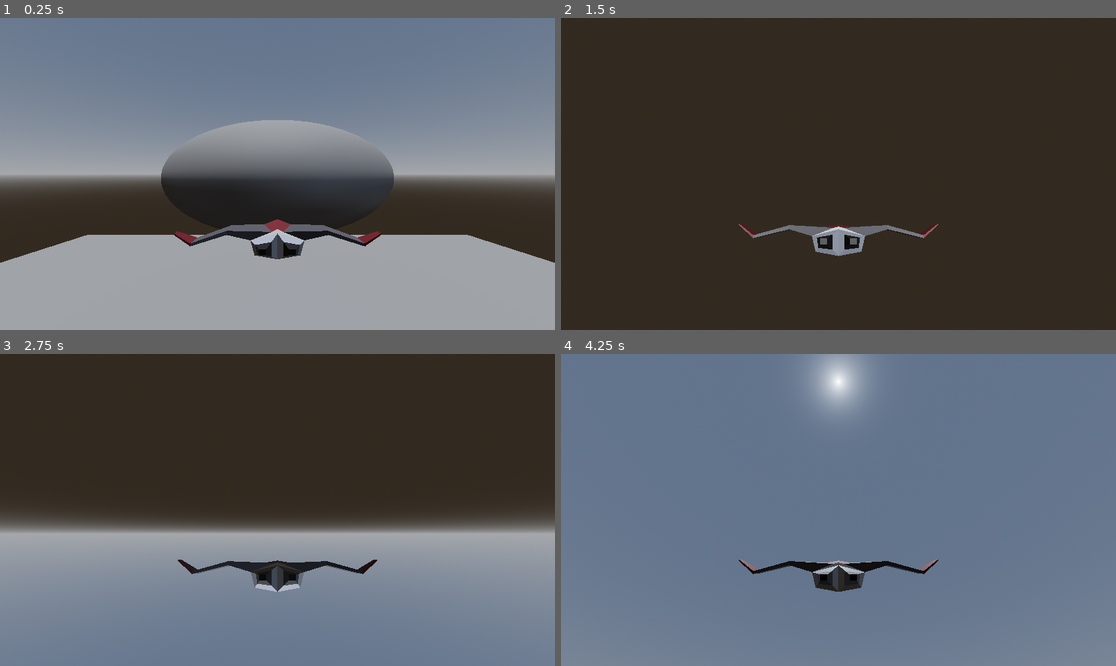
Above: before the commit, frames 1-4 (two rows, left to right).
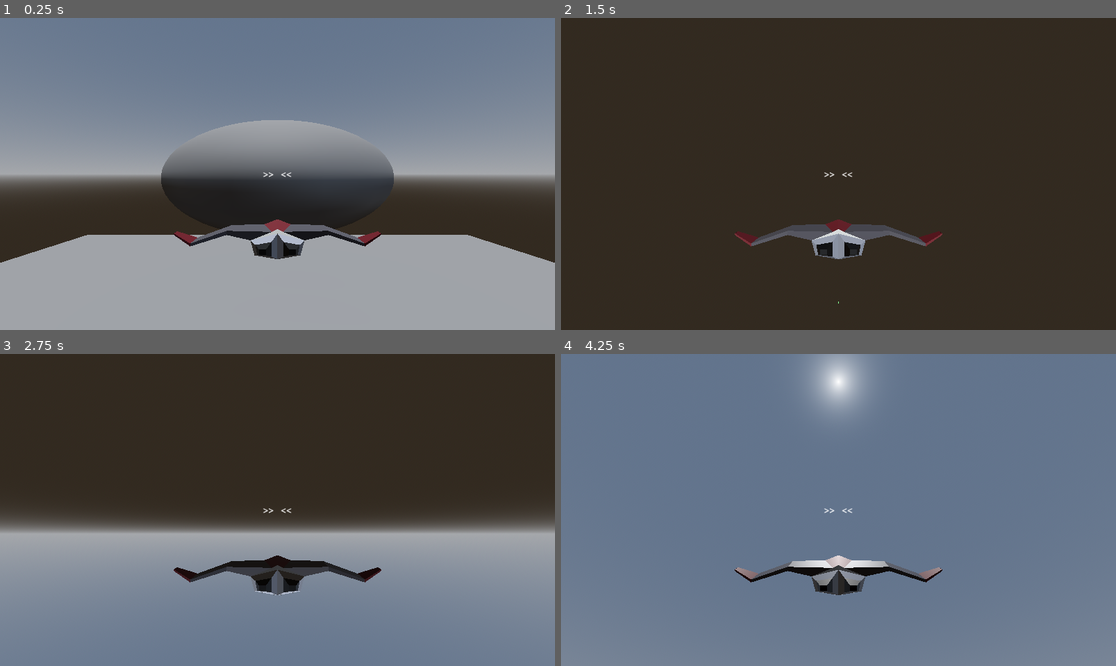
Above: after the commit, the same moments.

Repository: jonathaneeckhout/operationmothership
Game: Godot game, scene res://scenes/main/main.tscn
The game is run twice, just before and just after one commit, with the same random seed, the same clock (stepped at 60 frames per second) and the same inputs.
Inputs (mouse positions are in pixels of both pictures, inside the frame that each line leads up to):
- Up to frame 1 (0.25 s): no input
- Up to frame 2 (1.5 s): move the mouse to (866, 174) at 0.52 s; hold W (move_up) from 0.53 s (still down); click (866, 174) at 0.6 s; move the mouse to (810, 174) at 1.27 s; click (810, 174) at 1.35 s
- Up to frame 3 (2.75 s): keep holding W (move_up); move the mouse to (288, 503) at 2.02 s; click (288, 503) at 2.1 s
- Up to frame 4 (4.25 s): keep holding W (move_up); move the mouse to (832, 516) at 2.77 s; click (832, 516) at 2.85 s; move the mouse to (877, 513) at 3.52 s; click (877, 513) at 3.6 s

The runs differ from the first frame. In frame 1, less than 0.1% of the frame differs, in the area x 47-53%, y 49-52%; in frame 2, 1.6%; in frame 3, 1.6%; in frame 4, 1.8%, in the area x 31-69%, y 49-78%.

Commit message:
work with components

Diff:
--- /dev/null
+++ b/operationmothership/components/player/player_input/player_input.gd
@@ -0,0 +1,34 @@
+extends Node
+class_name PlayerInput
+
+@export var pitch := 0.0
+@export var yaw := 0.0
+@export var roll := 0.0
+
+@export var speed_up := false
+@export var slow_down := false
+
+@export var shoot := false
+
+@export var pitch_up_key := "move_up"
+@export var pitch_down_key := "move_down"
+@export var yaw_left_key := "move_left"
+@export var yaw_right_key := "move_right"
+@export var roll_left_key := "roll_left"
+@export var roll_right_key := "roll_right"
+
+@export var speed_up_key := "speed_up"
+@export var slow_down_key := "slow_down"
+
+@export var shoot_key := "shoot"
+
+
+func _physics_process(_delta: float) -> void:
+	pitch = Input.get_axis(pitch_up_key, pitch_down_key)
+	yaw = Input.get_axis(yaw_left_key, yaw_right_key)
+	roll = Input.get_axis(roll_left_key, roll_right_key)
+
+	speed_up = Input.is_action_pressed(speed_up_key)
+	slow_down = Input.is_action_pressed(slow_down_key)
+
+	shoot = Input.is_action_pressed(shoot_key)
--- /dev/null
+++ b/operationmothership/components/player/player_input/player_input.tscn
@@ -0,0 +1,6 @@
+[gd_scene load_steps=2 format=3 uid="uid://dtpxyqvi17yoi"]
+
+[ext_resource type="Script" uid="uid://c6afypjp06le4" path="res://components/player/player_input/player_input.gd" id="1_mpbbl"]
+
+[node name="PlayerInput" type="Node"]
+script = ExtResource("1_mpbbl")
--- /dev/null
+++ b/operationmothership/components/player/player_movement/player_movement.gd
@@ -0,0 +1,59 @@
+extends Node
+class_name PlayerMovement
+
+@export var max_speed := 100.0
+@export var min_speed := 0.0
+@export var acceleration := 25.0
+@export var deceleration := 20.0
+@export var current_speed := 50.0
+
+@export var yaw_speed := 1.5
+@export var pitch_speed := 1.5
+@export var roll_speed := 2.5
+
+@export var speed_lerp_speed := 100
+@export var rotation_lerp_speed := 5.0
+
+@onready var actor: CharacterBody3D = get_parent()
+@onready var input_component: PlayerInput = actor.get_node_or_null("PlayerInput")
+
+var pitch_smoothed := 0.0
+var yaw_smoothed := 0.0
+var roll_smoothed := 0.0
+
+func _physics_process(delta: float) -> void:
+	update_speed(delta)
+	apply_rotation(delta)
+	update_movement()
+
+func update_speed(delta: float):
+	var target_speed = current_speed
+	if Input.is_action_pressed("speed_up"):
+		target_speed += acceleration * delta
+	elif Input.is_action_pressed("slow_down"):
+		target_speed -= deceleration * delta
+
+	# Clamp base speed
+	target_speed = clamp(target_speed, min_speed, max_speed)
+
+	current_speed = lerp(current_speed, target_speed, delta * 100)
+
+func apply_rotation(delta: float):
+	# Target rotation deltas
+	var target_pitch = -input_component.pitch * pitch_speed
+	var target_yaw = -input_component.yaw * yaw_speed
+	var target_roll = input_component.roll * roll_speed
+
+	# Smooth (lerp) the inputs
+	pitch_smoothed = lerp(pitch_smoothed, target_pitch, rotation_lerp_speed * delta)
+	yaw_smoothed = lerp(yaw_smoothed, target_yaw, rotation_lerp_speed * delta)
+	roll_smoothed = lerp(roll_smoothed, target_roll, rotation_lerp_speed * delta)
+
+	# Apply in plane-relative space
+	actor.rotate_object_local(Vector3.RIGHT, pitch_smoothed * delta)
+	actor.rotate_object_local(Vector3.UP, yaw_smoothed * delta)
+	actor.rotate_object_local(Vector3.BACK, roll_smoothed * delta)
+
+func update_movement():
+	actor.velocity = actor.global_transform.basis.z * current_speed
+	actor.move_and_slide()
--- /dev/null
+++ b/operationmothership/components/player/player_movement/player_movement.tscn
@@ -0,0 +1,6 @@
+[gd_scene load_steps=2 format=3 uid="uid://dnafsusluo6m7"]
+
+[ext_resource type="Script" uid="uid://ckhbpq3xh6c1j" path="res://components/player/player_movement/player_movement.gd" id="1_ndml5"]
+
+[node name="PlayerMovement" type="Node"]
+script = ExtResource("1_ndml5")
--- /dev/null
+++ b/operationmothership/components/player/player_shoot_component/player_shoot_component.gd
@@ -0,0 +1,31 @@
+extends Node
+class_name PlayerSchoot
+
+@export var bullet_scene: PackedScene
+@export var fire_rate := 0.1
+
+@onready var actor: CharacterBody3D = get_parent()
+@onready var input_component: PlayerInput = actor.get_node_or_null("PlayerInput")
+
+var weaponTimer: Timer = null
+
+func _ready() -> void:
+	weaponTimer = Timer.new()
+	weaponTimer.name = "WeaponTimer"
+	weaponTimer.wait_time = fire_rate
+	weaponTimer.one_shot = true
+	weaponTimer.autostart = false
+	add_child(weaponTimer)
+
+func _physics_process(delta: float) -> void:
+	if !weaponTimer.is_stopped():
+		return
+
+	if !input_component.shoot:
+		return
+
+	var bullet = bullet_scene.instantiate()
+	bullet.global_position = actor.global_position
+	Game.projectiles.add_child(bullet)
+
+	weaponTimer.start(fire_rate)
--- /dev/null
+++ b/operationmothership/components/player/player_shoot_component/player_shoot_component.tscn
@@ -0,0 +1,6 @@
+[gd_scene load_steps=2 format=3 uid="uid://clcbqjtkctfgi"]
+
+[ext_resource type="Script" uid="uid://xlq84roak7a1" path="res://components/player/player_shoot_component/player_shoot_component.gd" id="1_vxwk3"]
+
+[node name="PlayerShootComponent" type="Node"]
+script = ExtResource("1_vxwk3")
--- /dev/null
+++ b/operationmothership/globals/game.gd
@@ -0,0 +1,4 @@
+extends Node
+
+var map: Node3D = null
+var projectiles: Node3D = null
--- a/operationmothership/project.godot
+++ b/operationmothership/project.godot
@@ -14,6 +14,10 @@
 run/main_scene="uid://4v3xop75ppnm"
 config/features=PackedStringArray("4.4", "GL Compatibility")
 config/icon="res://icon.svg"
+
+[autoload]
+
+Game="*res://globals/game.gd"
 
 [display]
 
@@ -57,9 +61,14 @@
 "events": [Object(InputEventKey,"resource_local_to_scene":false,"resource_name":"","device":-1,"window_id":0,"alt_press …(195 unchanged characters)…
 ]
 }
-speed_down={
+slow_down={
 "deadzone": 0.2,
 "events": [Object(InputEventKey,"resource_local_to_scene":false,"resource_name":"","device":-1,"window_id":0,"alt_press …(195 unchanged characters)…
+]
+}
+shoot={
+"deadzone": 0.2,
+"events": [Object(InputEventMouseButton,"resource_local_to_scene":false,"resource_name":"","device":-1,"window_id":0,"alt_pressed":false,"shift_pressed":false,"ctrl_pressed":false,"meta_pressed":false,"button_mask":0,"position":Vector2(0, 0),"global_position":Vector2(0, 0),"factor":1.0,"button_index":1,"canceled":false,"pressed":false,"double_click":false,"script":null)
 ]
 }
 
--- /dev/null
+++ b/operationmothership/scenes/main/main.gd
@@ -0,0 +1,6 @@
+extends Node3D
+
+
+func _ready() -> void:
+	Game.map = $Map
+	Game.projectiles = $Entities/Projectiles
--- a/operationmothership/scenes/main/main.tscn
+++ b/operationmothership/scenes/main/main.tscn
@@ -1,6 +1,7 @@
-[gd_scene load_steps=7 format=3 uid="uid://4v3xop75ppnm"]
+[gd_scene load_steps=8 format=3 uid="uid://4v3xop75ppnm"]
 
 [ext_resource type="PackedScene" uid="uid://wogx6u7s37l8" path="res://scenes/player/player.tscn" id="1_hyk8p"]
+[ext_resource type="Script" uid="uid://b8273v2hadlec" path="res://scenes/main/main.gd" id="1_iuonh"]
 
 [sub_resource type="PlaneMesh" id="PlaneMesh_hyk8p"]
 size = Vector2(100, 100)
@@ -19,6 +20,7 @@
 sky = SubResource("Sky_iuonh")
 
 [node name="Main" type="Node3D"]
+script = ExtResource("1_iuonh")
 
 [node name="Map" type="Node3D" parent="."]
 
@@ -31,8 +33,12 @@
 
 [node name="Entities" type="Node3D" parent="."]
 
-[node name="Player" parent="Entities" instance=ExtResource("1_hyk8p")]
+[node name="Players" type="Node3D" parent="Entities"]
+
+[node name="Player" parent="Entities/Players" instance=ExtResource("1_hyk8p")]
 transform = Transform3D(1, 0, 0, 0, 1, 0, 0, 0, 1, 0, 10, 0)
+
+[node name="Projectiles" type="Node3D" parent="Entities"]
 
 [node name="DirectionalLight3D" type="DirectionalLight3D" parent="."]
 transform = Transform3D(1, 0, 0, 0, -4.37114e-08, 1, 0, -1, -4.37114e-08, 0, 10, 0)
--- a/operationmothership/scenes/player/player.gd
+++ b/operationmothership/scenes/player/player.gd
@@ -1,84 +1,82 @@
 extends CharacterBody3D
 
-@export var max_speed := 100.0
-@export var min_speed := 0.0
-@export var acceleration := 25.0
-@export var deceleration := 20.0
-@export var afterburner_multiplier := 1.5
-@export var current_speed := 50.0
-
-@export var yaw_speed := 1.5
-@export var pitch_speed := 1.5
-@export var roll_speed := 2.5
-
-@export var speed_lerp_speed := 100
-@export var rotation_lerp_speed := 5.0
-
-
-@onready var plane_mesh := $Model
-
-var pitch_input := 0.0
-var yaw_input := 0.0
-var roll_input := 0.0
-
-var pitch_smoothed := 0.0
-var yaw_smoothed := 0.0
-var roll_smoothed := 0.0
-
-func _ready() -> void:
-	Input.set_mouse_mode(Input.MOUSE_MODE_CAPTURED)
-
-func _physics_process(delta: float) -> void:
-	handle_input()
-	update_speed(delta)
-	apply_rotation(delta)
-	update_movement()
-
-func handle_input():
-	pitch_input = Input.get_axis("move_up", "move_down")
-
-	yaw_input = Input.get_axis("move_left", "move_right")
-	# Get roll (A/D)
-	roll_input = Input.get_axis("roll_left", "roll_right")
-
-func update_speed(delta: float):
-	var target_speed = current_speed
-	if Input.is_action_pressed("speed_up"):
-		target_speed += acceleration * delta
-	elif Input.is_action_pressed("speed_down"):
-		target_speed -= deceleration * delta
-
-	# Clamp base speed
-	target_speed = clamp(target_speed, min_speed, max_speed)
-
-	current_speed = lerp(current_speed, target_speed, delta * 100)
-
-func apply_rotation(delta: float):
-	# Target rotation deltas
-	var target_pitch = -pitch_input * pitch_speed
-	var target_yaw = -yaw_input * yaw_speed
-	var target_roll = roll_input * roll_speed
-
-	# Smooth (lerp) the inputs
-	pitch_smoothed = lerp(pitch_smoothed, target_pitch, rotation_lerp_speed * delta)
-	yaw_smoothed = lerp(yaw_smoothed, target_yaw, rotation_lerp_speed * delta)
-	roll_smoothed = lerp(roll_smoothed, target_roll, rotation_lerp_speed * delta)
-
-	# Apply in plane-relative space
-	rotate_object_local(Vector3.RIGHT, pitch_smoothed * delta)
-	rotate_object_local(Vector3.UP, yaw_smoothed * delta)
-	rotate_object_local(Vector3.BACK, roll_smoothed * delta)
-
-	# Lean the plane mesh visually (tilt feedback for all axes)
-	var target_mesh_pitch = deg_to_rad(clamp(pitch_input, -1, 1) * 15.0)
-	var target_mesh_yaw = deg_to_rad(clamp(yaw_input, -1, 1) * 10.0)
-	var target_mesh_roll = deg_to_rad(clamp(roll_input, -1, 1) * 30.0)
-
-	plane_mesh.rotation.x = lerp_angle(plane_mesh.rotation.x, -target_mesh_pitch, delta * 5.0)
-	plane_mesh.rotation.y = lerp_angle(plane_mesh.rotation.y, -target_mesh_yaw, delta * 5.0)
-	plane_mesh.rotation.z = lerp_angle(plane_mesh.rotation.z, target_mesh_roll, delta * 5.0)
-
-
-func update_movement():
-	velocity = global_transform.basis.z * current_speed
-	move_and_slide()
+#@export var max_speed := 100.0
+#@export var min_speed := 0.0
+#@export var acceleration := 25.0
+#@export var deceleration := 20.0
+#@export var current_speed := 50.0
+#
+#@export var yaw_speed := 1.5
+#@export var pitch_speed := 1.5
+#@export var roll_speed := 2.5
+#
+#@export var speed_lerp_speed := 100
+#@export var rotation_lerp_speed := 5.0
+#
+#@onready var plane_mesh := $Model
+#
+#var pitch_input := 0.0
+#var yaw_input := 0.0
+#var roll_input := 0.0
+#
+#var pitch_smoothed := 0.0
+#var yaw_smoothed := 0.0
+#var roll_smoothed := 0.0
+#
+##func _ready() -> void:
+	##Input.set_mouse_mode(Input.MOUSE_MODE_CAPTURED)
+#
+#func _physics_process(delta: float) -> void:
+	#handle_input()
+	#update_speed(delta)
+	#apply_rotation(delta)
+	#update_movement()
+#
+#func handle_input():
+	#pitch_input = Input.get_axis("move_up", "move_down")
+	#
+	#yaw_input = Input.get_axis("move_left", "move_right")
+	## Get roll (A/D)
+	#roll_input = Input.get_axis("roll_left", "roll_right")
+#
+#func update_speed(delta: float):
+	#var target_speed = current_speed
+	#if Input.is_action_pressed("speed_up"):
+		#target_speed += acceleration * delta
+	#elif Input.is_action_pressed("slow_down"):
+		#target_speed -= deceleration * delta
+#
+	## Clamp base speed
+	#target_speed = clamp(target_speed, min_speed, max_speed)
+#
+	#current_speed = lerp(current_speed, target_speed, delta * 100)
+#
+#func apply_rotation(delta: float):
+	## Target rotation deltas
+	#var target_pitch = -pitch_input * pitch_speed
+	#var target_yaw = -yaw_input * yaw_speed
+	#var target_roll = roll_input * roll_speed
+#
+	## Smooth (lerp) the inputs
+	#pitch_smoothed = lerp(pitch_smoothed, target_pitch, rotation_lerp_speed * delta)
+	#yaw_smoothed = lerp(yaw_smoothed, target_yaw, rotation_lerp_speed * delta)
+	#roll_smoothed = lerp(roll_smoothed, target_roll, rotation_lerp_speed * delta)
+#
+	## Apply in plane-relative space
+	#rotate_object_local(Vector3.RIGHT, pitch_smoothed * delta)
+	#rotate_object_local(Vector3.UP, yaw_smoothed * delta)
+	#rotate_object_local(Vector3.BACK, roll_smoothed * delta)
+#
+	## Lean the plane mesh visually (tilt feedback for all axes)
+	#var target_mesh_pitch = deg_to_rad(clamp(pitch_input, -1, 1) * 15.0)
+	#var target_mesh_yaw = deg_to_rad(clamp(yaw_input, -1, 1) * 10.0)
+	#var target_mesh_roll = deg_to_rad(clamp(roll_input, -1, 1) * 30.0)
+#
+	#plane_mesh.rotation.x = lerp_angle(plane_mesh.rotation.x, -target_mesh_pitch, delta * 5.0)
+	#plane_mesh.rotation.y = lerp_angle(plane_mesh.rotation.y, -target_mesh_yaw, delta * 5.0)
+	#plane_mesh.rotation.z = lerp_angle(plane_mesh.rotation.z, target_mesh_roll, delta * 5.0)
+#
+#
+#func update_movement():
+	#velocity = global_transform.basis.z * current_speed
+	#move_and_slide()
--- a/operationmothership/scenes/player/player.tscn
+++ b/operationmothership/scenes/player/player.tscn
@@ -1,12 +1,23 @@
-[gd_scene load_steps=4 format=3 uid="uid://wogx6u7s37l8"]
+[gd_scene load_steps=8 format=3 uid="uid://wogx6u7s37l8"]
 
 [ext_resource type="PackedScene" uid="uid://6buowbd7jyso" path="res://assets/models/ships/Spaceship.glb" id="1_8afob"]
 [ext_resource type="Script" uid="uid://86geceonjnhl" path="res://scenes/player/player.gd" id="1_dovo2"]
+[ext_resource type="PackedScene" uid="uid://dtpxyqvi17yoi" path="res://components/player/player_input/player_input.tscn" id="2_gmlin"]
+[ext_resource type="PackedScene" uid="uid://dnafsusluo6m7" path="res://components/player/player_movement/player_movement.tscn" id="3_lvxji"]
+[ext_resource type="PackedScene" uid="uid://clcbqjtkctfgi" path="res://components/player/player_shoot_component/player_shoot_component.tscn" id="4_p47bc"]
+[ext_resource type="PackedScene" uid="uid://b20pytb2alsy2" path="res://scenes/projectiles/lazer/lazer.tscn" id="5_75vfm"]
 
 [sub_resource type="CapsuleShape3D" id="CapsuleShape3D_x7p2l"]
 
 [node name="Player" type="CharacterBody3D"]
 script = ExtResource("1_dovo2")
+
+[node name="PlayerInput" parent="." instance=ExtResource("2_gmlin")]
+
+[node name="PlayerMovement" parent="." instance=ExtResource("3_lvxji")]
+
+[node name="PlayerShootComponent" parent="." instance=ExtResource("4_p47bc")]
+bullet_scene = ExtResource("5_75vfm")
 
 [node name="CollisionShape3D" type="CollisionShape3D" parent="."]
 shape = SubResource("CapsuleShape3D_x7p2l")
@@ -15,3 +26,19 @@
 
 [node name="Camera3D" type="Camera3D" parent="."]
 transform = Transform3D(-1, 0, -8.74228e-08, 0, 1, 0, 8.74228e-08, 0, -1, 0, 6, -16)
+
+[node name="PlayerUI" type="CanvasLayer" parent="Camera3D"]
+
+[node name="Label" type="Label" parent="Camera3D/PlayerUI"]
+anchors_preset = 8
+anchor_left = 0.5
+anchor_top = 0.5
+anchor_right = 0.5
+anchor_bottom = 0.5
+offset_left = -25.0
+offset_top = -11.5
+offset_right = 25.0
+offset_bottom = 11.5
+grow_horizontal = 2
+grow_vertical = 2
+text = ">>   <<"
--- /dev/null
+++ b/operationmothership/scenes/projectiles/lazer/lazer.gd
@@ -0,0 +1,7 @@
+extends Node3D
+
+@export var direction := Vector3()
+@export var speed := 0.0
+
+func _physics_process(delta: float) -> void:
+	translate(direction * speed * delta)
--- a/operationmothership/scenes/projectiles/lazer/lazer.tscn
+++ b/operationmothership/scenes/projectiles/lazer/lazer.tscn
@@ -1,4 +1,6 @@
-[gd_scene load_steps=3 format=3 uid="uid://b20pytb2alsy2"]
+[gd_scene load_steps=4 format=3 uid="uid://b20pytb2alsy2"]
+
+[ext_resource type="Script" uid="uid://cpimfe0lctmyx" path="res://scenes/projectiles/lazer/lazer.gd" id="1_r7tvf"]
 
 [sub_resource type="StandardMaterial3D" id="StandardMaterial3D_dd60r"]
 albedo_color = Color(0.192157, 0.729412, 0.211765, 1)
@@ -14,6 +16,7 @@
 height = 0.1
 
 [node name="Lazer" type="Node3D"]
+script = ExtResource("1_r7tvf")
 
 [node name="MeshInstance3D" type="MeshInstance3D" parent="."]
 transform = Transform3D(1, 0, 0, 0, -4.37114e-08, -1, 0, 1, -4.37114e-08, 0, 0, 0)
Not shown, added: operationmothership/components/player/player_input/player_input.gd.uid
Not shown, added: operationmothership/components/player/player_movement/player_movement.gd.uid
Not shown, added: operationmothership/components/player/player_shoot_component/player_shoot_component.gd.uid
Not shown, added: operationmothership/globals/game.gd.uid
Not shown, added: operationmothership/scenes/main/main.gd.uid
Not shown, added: operationmothership/scenes/projectiles/lazer/lazer.gd.uid
